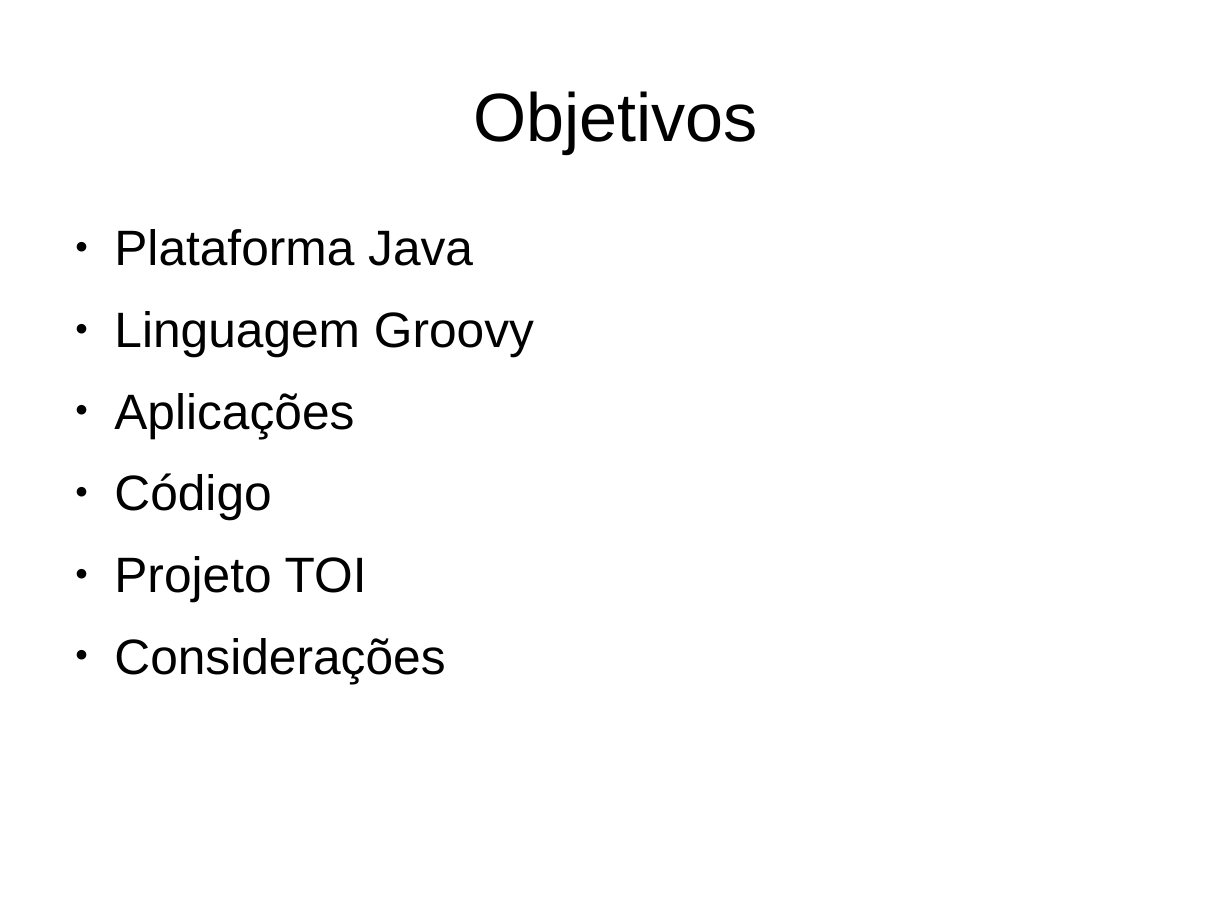
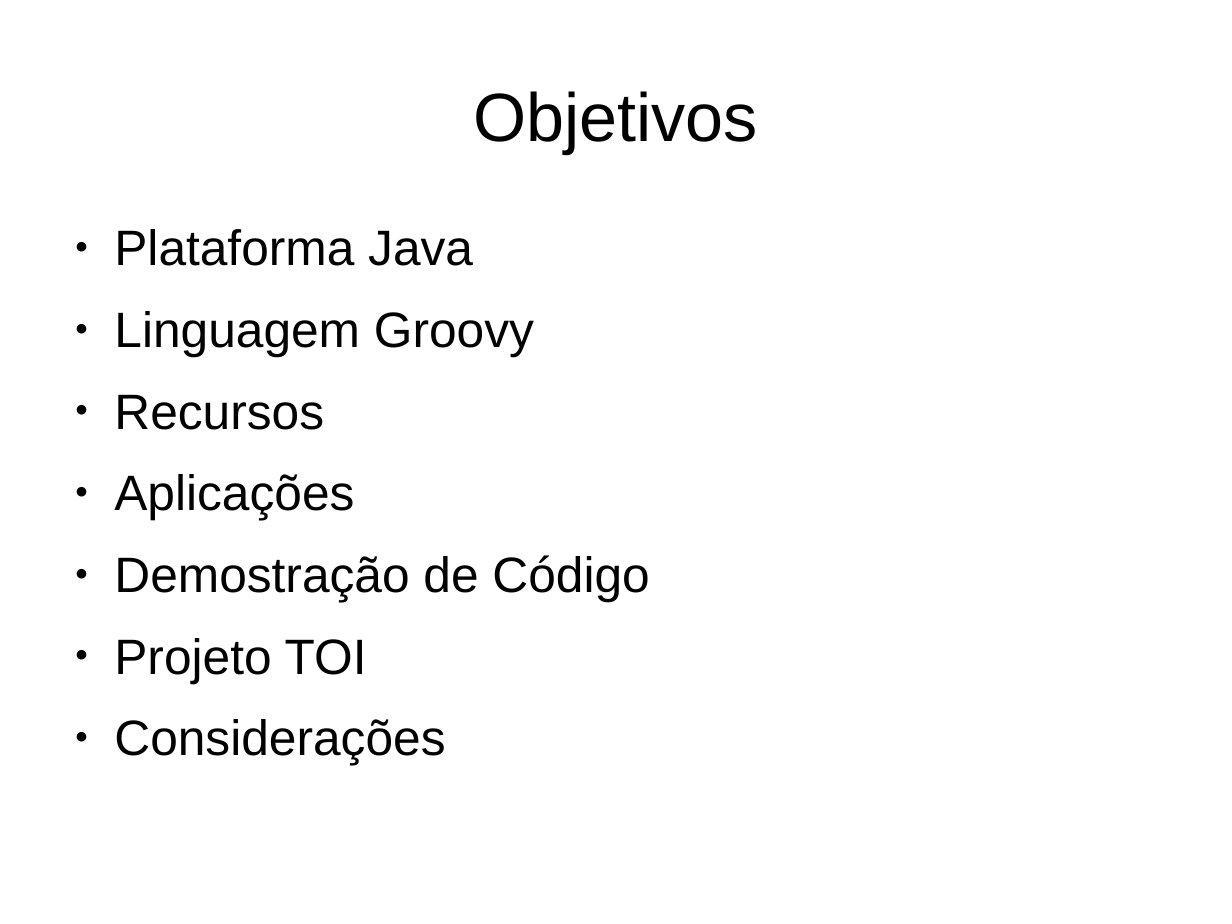
Before and after one commit to gitter-badger/lab-groovy, a slide deck: slide 2 of press/groovy_intro.odp. Drawn at 1232x924 pixels with LibreOffice and Linux fonts; fonts in the diff are those of the drawing. Boxes give left, top, right and bottom in pixels: in the first picture for what was removed or moved away, otherwise in the second. Text is boxed around its words. In the diff, an @@ line names an element or a change of style, - is before the commit and + after.

```diff
--- a/press/groovy_intro.odp
+++ b/press/groovy_intro.odp
@@ text at (114,394,324,430): paragraph added @@
+● Recursos
@@ text at (114,555,649,601): text changed @@
-● Código
+● Demostração de Código
```
Also in this commit, not shown: 9 other slides changed, 23 slides added, 10 slides removed, 1 other file.
